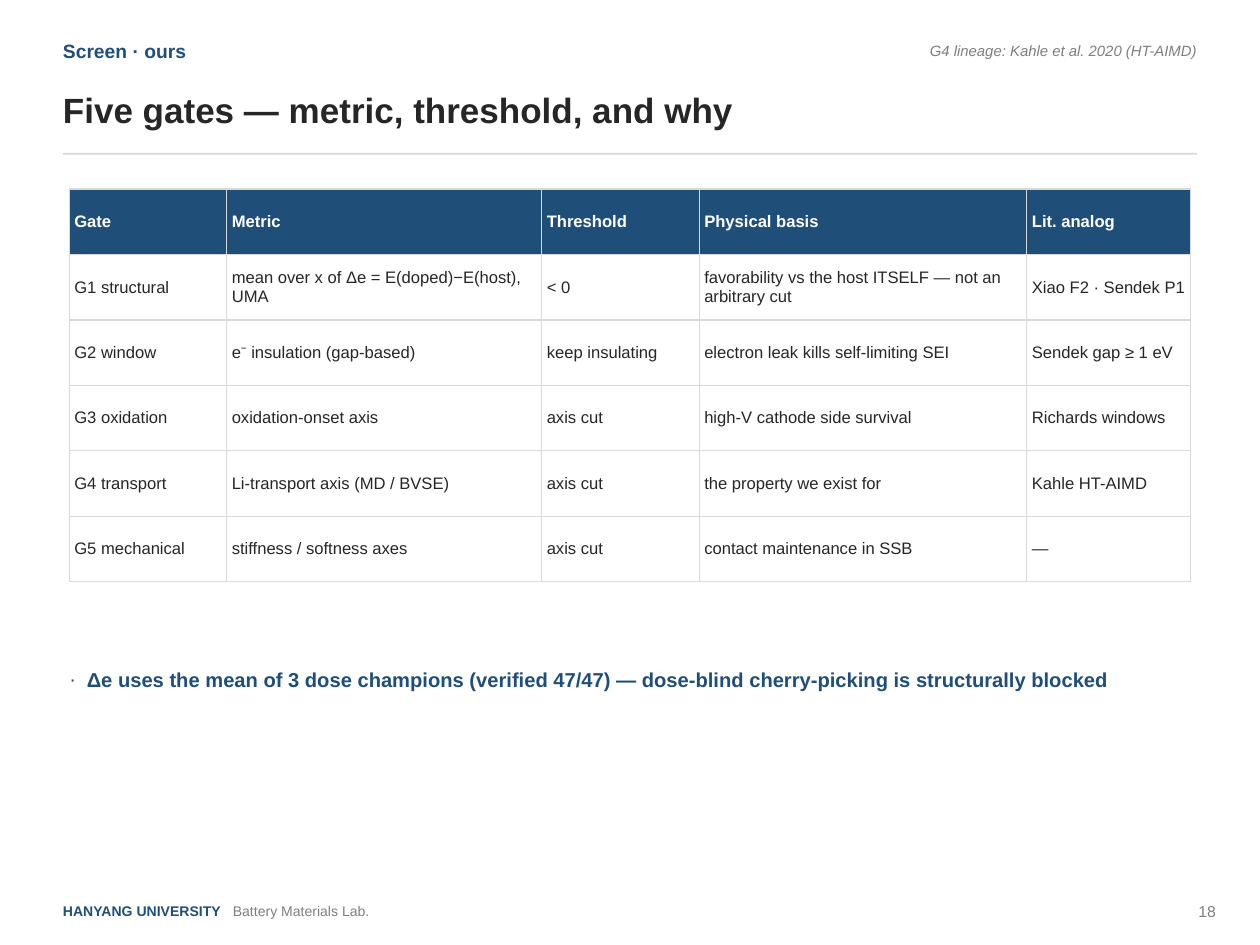
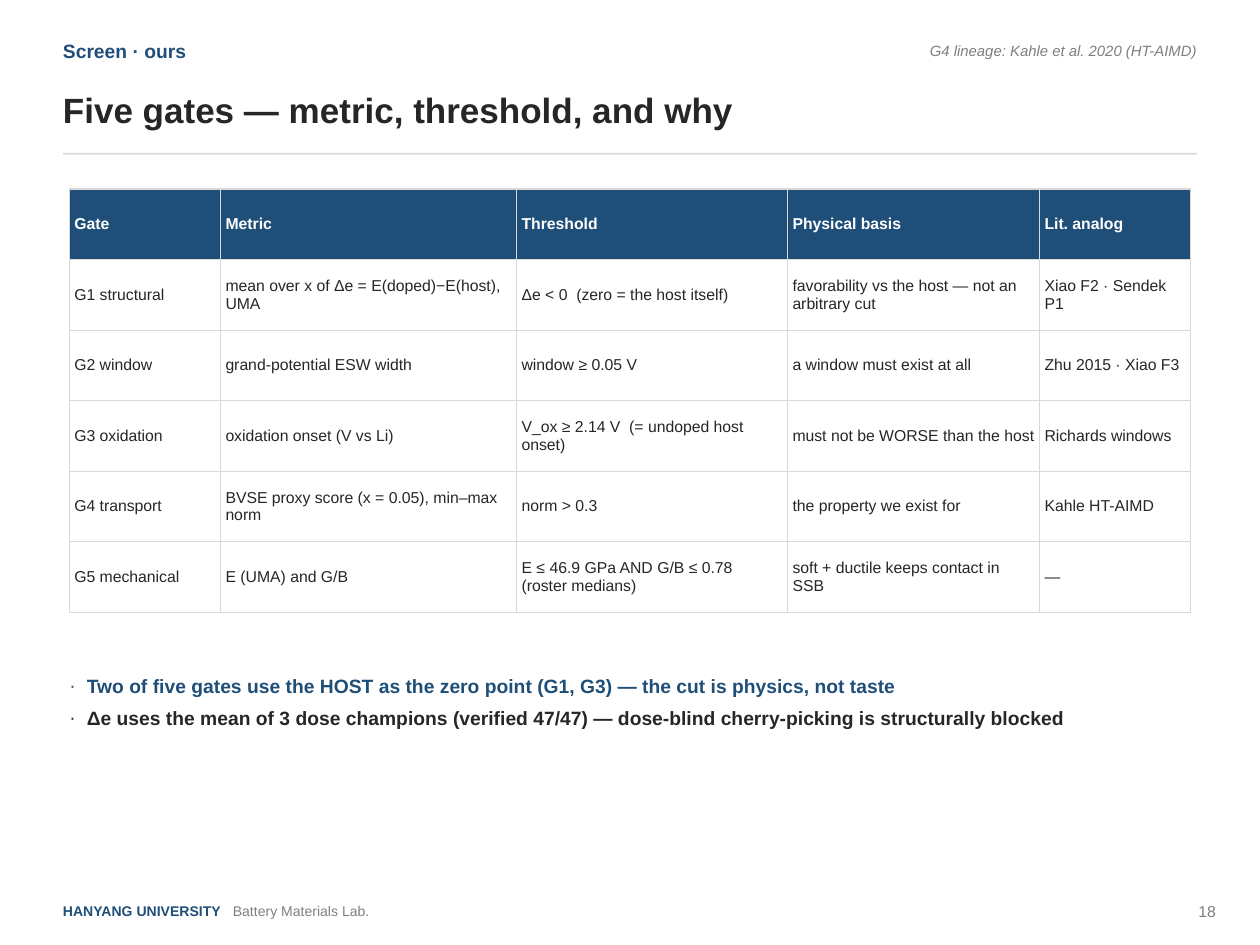
Before and after one commit to yonghoon7153-source/Yonghoon-DEM-DFT, a slide deck: slide 18 of kb/seminars/Research_Seminar_2026_08_v3.pptx. Drawn at 1260x945 pixels with LibreOffice and Linux fonts; fonts in the diff are those of the drawing. Boxes give left, top, right and bottom in pixels: in the first picture for what was removed or moved away, otherwise in the second. Text is boxed around its words. In the diff, an @@ line names an element or a change of style, - is before the commit and + after.

```diff
--- a/kb/seminars/Research_Seminar_2026_08_v3.pptx
+++ b/kb/seminars/Research_Seminar_2026_08_v3.pptx
@@ table at box(69, 189, 1191, 599) @@
-row 2, column 3: < 0
+row 2, column 3: Δe < 0 (zero = the host itself)
-row 2, column 4: favorability vs the host ITSELF — not an arbitrary cut
+row 2, column 4: favorability vs the host — not an arbitrary cut
-row 3: G2 window | e⁻ insulation (gap-based) | keep insulating | electron leak kills self-limiting SEI | Sendek gap ≥ 1 eV
+row 3: G2 window | grand-potential ESW width | window ≥ 0.05 V | a window must exist at all | Zhu 2015 · Xiao F3
-row 4: G3 oxidation | oxidation-onset axis | axis cut | high-V cathode side survival | Richards windows
+row 4: G3 oxidation | oxidation onset (V vs Li) | V_ox ≥ 2.14 V (= undoped host onset) | must not be WORSE than the host | Richards windows
-row 5, column 2: Li-transport axis (MD / BVSE)
+row 5, column 2: BVSE proxy score (x = 0.05), min–max norm
-row 5, column 3: axis cut
+row 5, column 3: norm > 0.3
-row 6: G5 mechanical | stiffness / softness axes | axis cut | contact maintenance in SSB | —
+row 6: G5 mechanical | E (UMA) and G/B | E ≤ 46.9 GPa AND G/B ≤ 0.78 (roster medians) | soft + ductile keeps contact in SSB | —
@@ size 9.5 to 9 pt in "Gate", "Metric", "Threshold", "Physical basis" and 12 more places @@
@@ text at box(87, 679, 895, 697): paragraph added @@
+· Two of five gates use the HOST as the zero point (G1, G3) — the cut is physics, not taste
@@ text at box(87, 711, 1064, 729): size 11.5 to 11 pt, text colour #1F4E79 to #262626 in "Δe uses the mean of 3 dose ..." @@
```
Also in this commit, not shown: 34 other slides changed, 1 slide added, 1 other file.
